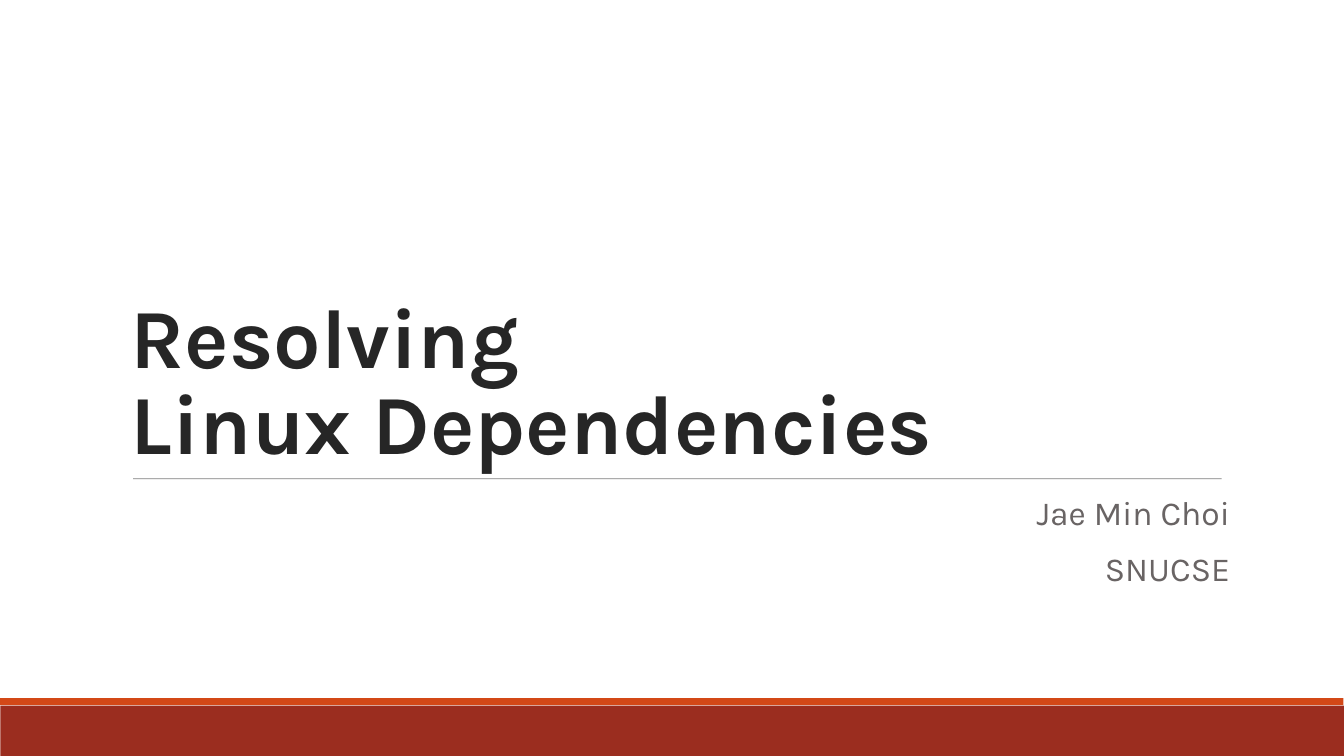
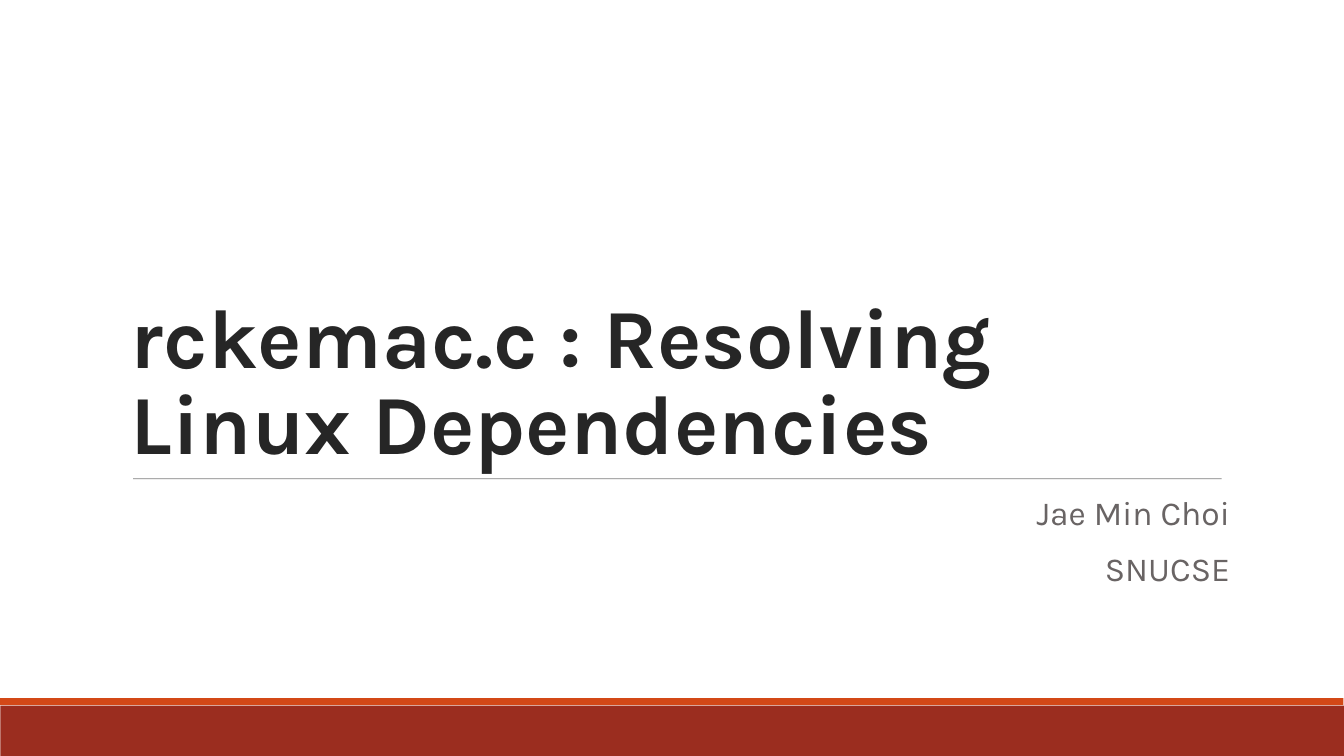
Before and after one commit to minitu/urop_priv, a slide deck: slide 1 of rckemac_linuxdep.ppt. Drawn at 1344x756 pixels with LibreOffice and Linux fonts; fonts in the diff are those of the drawing. Boxes give left, top, right and bottom in pixels: in the first picture for what was removed or moved away, otherwise in the second. Text is boxed around its words. In the diff, an @@ line names an element or a change of style, - is before the commit and + after.

Commit message:
Finish rckemac_linuxdep

```diff
--- a/rckemac_linuxdep.ppt
+++ b/rckemac_linuxdep.ppt
@@ title at (131, 308, 991, 474): text changed @@
-Resolving
-Linux Dependencies
+rckemac.c : Resolving
+Linux Dependencies
```
Also in this commit, not shown: 3 other slides changed, 14 slides added, 2 other files.
